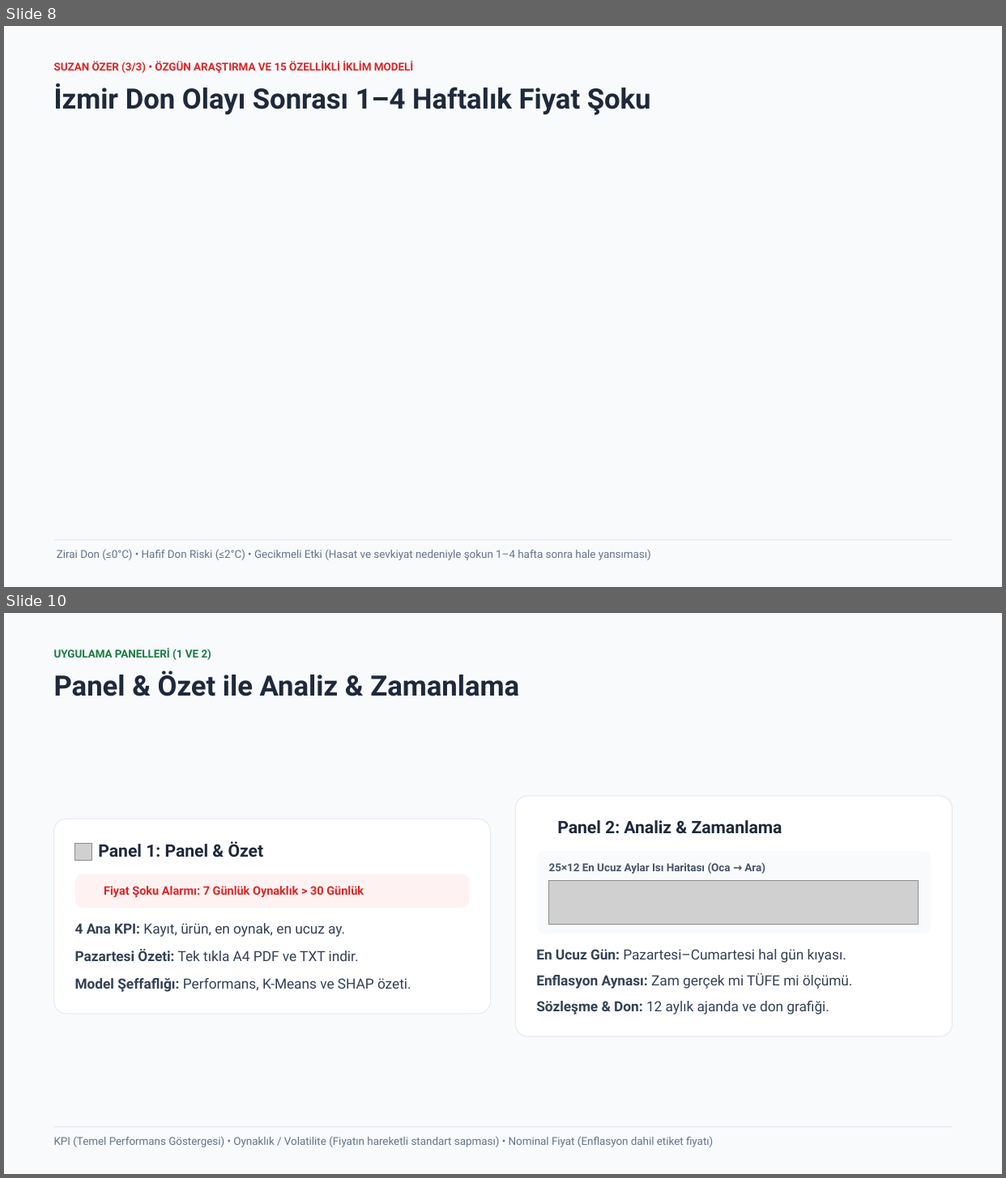
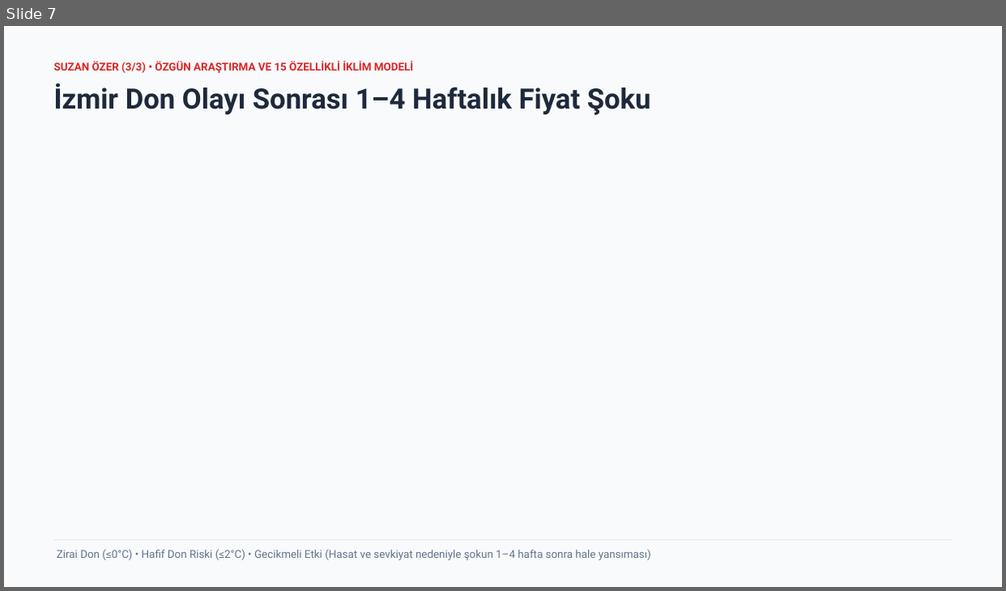
Before and after one commit to C-firdevs/G04_HalFiyat, a slide deck: 05_Sunum/G04_Sunum.pptx. Shown one above the other, each under a label of ours: slides 8 and 10 before the commit, slide 7 after it; the slides between them are not shown. The pictures are 1006x1178 and 1006x591 pixels, drawn with LibreOffice and Linux fonts; fonts in the diff are those of the drawing; grey boxes stand for pictures; background and template pictures are left out. Boxes give left, top, right and bottom in pixels: in the first picture for what was removed or moved away, otherwise in the second. Text is boxed around its words. In the diff, an @@ line names an element or a change of style, - is before the commit and + after.

Commit message:
docs(presentation): refine G04_Sunum.pptx to exact 12 slides (8-12 slide limit) with 6 live app screenshots

```diff
--- a/05_Sunum/G04_Sunum.pptx
+++ b/05_Sunum/G04_Sunum.pptx
@@ slide 10 removed at (x1=4, y1=613, x2=1002, y2=1174), background #F8FAFC @@
@@ text removed at (x1=54, y1=648, x2=211, y2=660) @@
-UYGULAMA PANELLERİ (1 VE 2)
@@ text removed at (x1=54, y1=671, x2=519, y2=696) @@
-Panel & Özet ile Analiz & Zamanlama
@@ rounded rectangle removed at (x1=515, y1=796, x2=952, y2=1037) @@
@@ rounded rectangle removed at (x1=54, y1=819, x2=491, y2=1013) @@
@@ text removed at (x1=557, y1=820, x2=782, y2=833) @@
-Panel 2: Analiz & Zamanlama
@@ picture removed at (x1=75, y1=843, x2=92, y2=860) @@
@@ text removed at (x1=98, y1=841, x2=264, y2=857) @@
-Panel 1: Panel & Özet
@@ rounded rectangle removed at (x1=536, y1=851, x2=931, y2=934) @@
@@ rounded rectangle removed at (x1=75, y1=875, x2=470, y2=908) @@
@@ text removed at (x1=549, y1=862, x2=765, y2=874) @@
-25×12 En Ucuz Aylar Isı Haritası (Oca → Ara)
@@ text removed at (x1=104, y1=886, x2=364, y2=898) @@
-Fiyat Şoku Alarmı: 7 Günlük Oynaklık > 30 Günlük
@@ picture removed at (x1=549, y1=881, x2=918, y2=924) @@
@@ text removed at (x1=75, y1=923, x2=345, y2=937) @@
-4 Ana KPI: Kayıt, ürün, en oynak, en ucuz ay.
@@ text removed at (x1=75, y1=949, x2=359, y2=961) @@
-Pazartesi Özeti: Tek tıkla A4 PDF ve TXT indir.
@@ text removed at (x1=536, y1=949, x2=846, y2=963) @@
-En Ucuz Gün: Pazartesi–Cumartesi hal gün kıyası.
@@ text removed at (x1=536, y1=973, x2=853, y2=989) @@
-Enflasyon Aynası: Zam gerçek mi TÜFE mi ölçümü.
@@ text removed at (x1=75, y1=978, x2=411, y2=992) @@
-Model Şeffaflığı: Performans, K-Means ve SHAP özeti.
@@ text removed at (x1=536, y1=1001, x2=829, y2=1015) @@
-Sözleşme & Don: 12 aylık ajanda ve don grafiği.
@@ rectangle removed at (x1=54, y1=1127, x2=953, y2=1127) @@
@@ text removed at (x1=54, y1=1136, x2=713, y2=1148) @@
-KPI (Temel Performans Göstergesi) • Oynaklık / Volatilite (Fiyatın hareketli standart sapması) • Nominal Fiyat (Enflasyon dahil etiket fiyatı)
@@ what was slide 8 is now slide 7 @@
```
Also in this commit, not shown: 2 slides changed, 1 slide added, 6 other slides removed.
